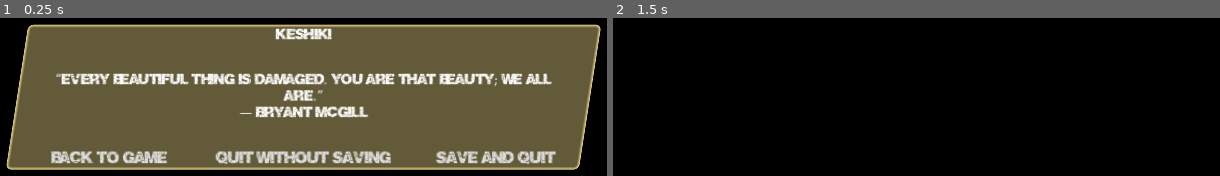
Above: before the commit, frames 1-2 (left to right).
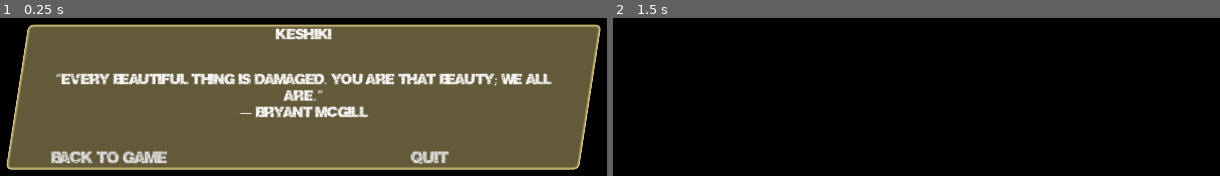
Above: after the commit, the same moments.

Repository: feyrkh/Exploratory
Game: Godot game, scene res://menu/PauseMenu.tscn
Same seed, same stepped clock (60 frames per second), same inputs: the game is played once before the commit and once after it. This scene is started directly instead of the project's main scene.
Inputs (mouse positions are in pixels of both pictures, inside the frame that each line leads up to):
- Up to frame 1 (0.25 s): no input
- Up to frame 2 (1.5 s): tap Enter at 0.5 s; move the mouse to (1104, 76) at 0.52 s; hold D (right) 0.53-1.25 s; tap Space (add_crack) at 0.6 s; click (1104, 76) at 0.67 s; click "Back to game" at 1.25 s

The runs differ from the first frame. In frame 1, 3.2% of the frame differs, in the area x 35-92%, y 84-93%; in frame 2, nothing differs.

Commit message:
Pause menu adjustments for time attack mode

Diff:
--- a/menu/PauseMenu.gd
+++ b/menu/PauseMenu.gd
@@ -34,6 +34,9 @@
 signal exit_game
 
 func _ready():
+	if Global.game_mode != "zen":
+		find_child("QuitAndSaveButton").visible = false
+		find_child("QuitAndDiscardButton").text = "quit"
 	find_child("QuoteLabel").text = quotes.pick_random()
 	get_tree().paused = true
 
--- a/menu/PauseMenu.tscn
+++ b/menu/PauseMenu.tscn
@@ -14,6 +14,7 @@
 script = ExtResource("1_28fmm")
 
 [node name="PanelContainer" type="PanelContainer" parent="."]
+layout_mode = 0
 offset_left = 210.0
 offset_top = 241.0
 offset_right = 1027.0
